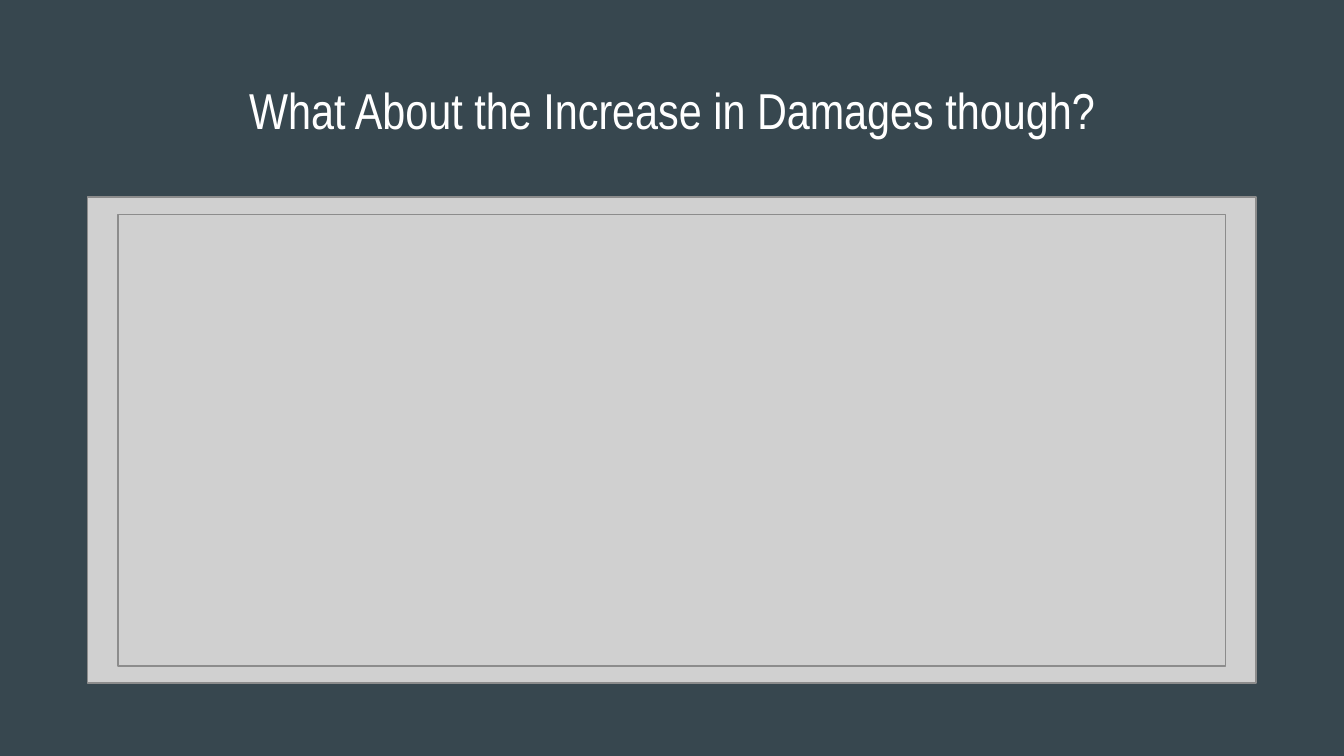
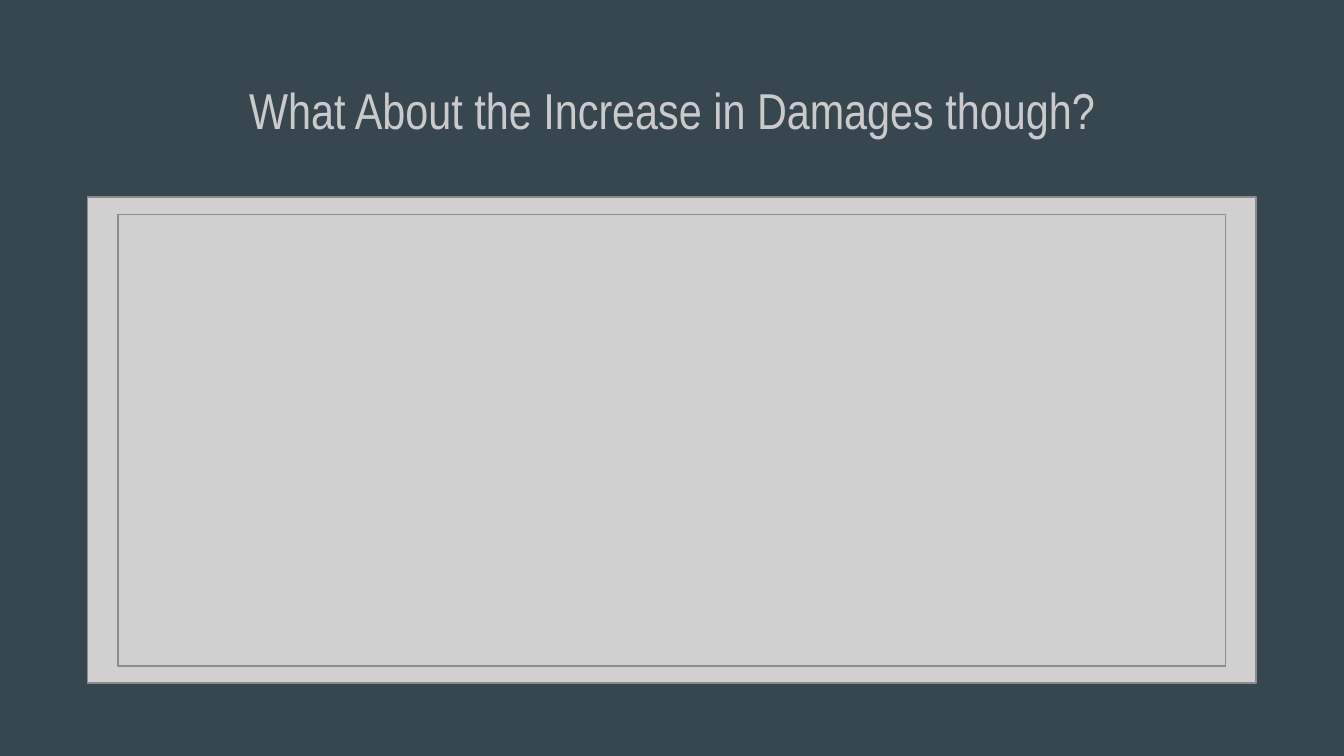
Before and after one commit to cwittmaack12/HurricaneProject, a slide deck: slide 16 of Historical Hurricane Analysis (1).pptx (slide 18 before the commit). Drawn at 1344x756 pixels with LibreOffice and Linux fonts; fonts in the diff are those of the drawing; grey boxes stand for pictures. Boxes give left, top, right and bottom in pixels: in the first picture for what was removed or moved away, otherwise in the second. Text is boxed around its words. In the diff, an @@ line names an element or a change of style, - is before the commit and + after.

```diff
--- a/Historical Hurricane Analysis (1).pptx
+++ b/Historical Hurricane Analysis (1).pptx
@@ title "What About the Increase in ..." at [249,92,1094,139]: text colour #FFFFFF to #CACACA @@
```
Also in this commit, not shown: 11 other slides changed, 5 slides added, 7 slides removed, 7 other files.
